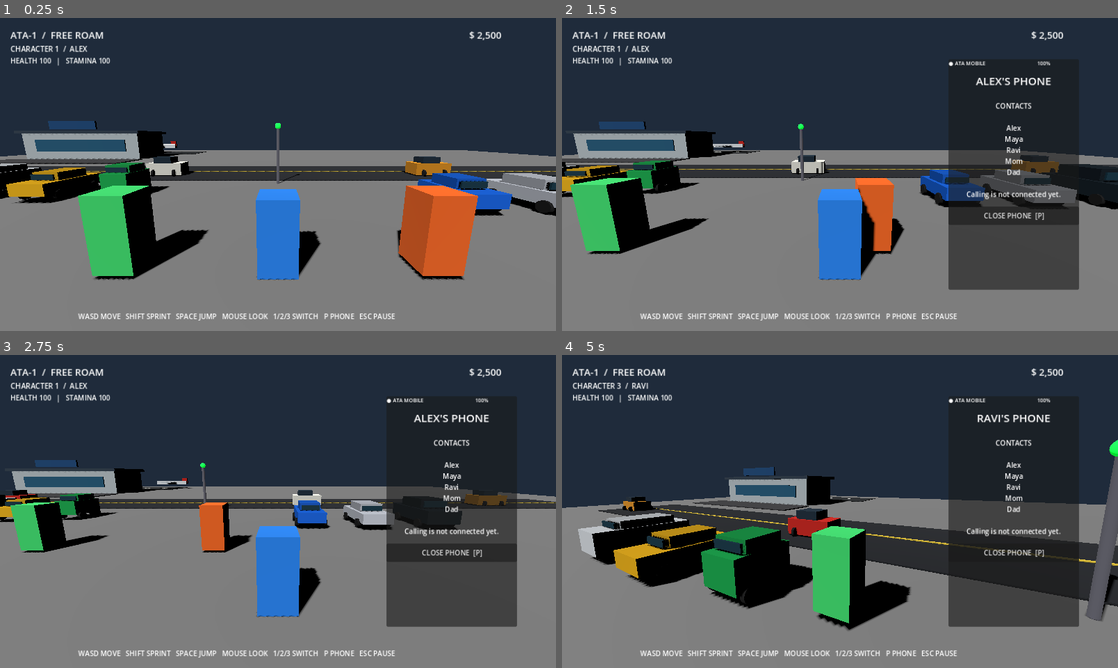
Above: before the commit, frames 1-4 (two rows, left to right).
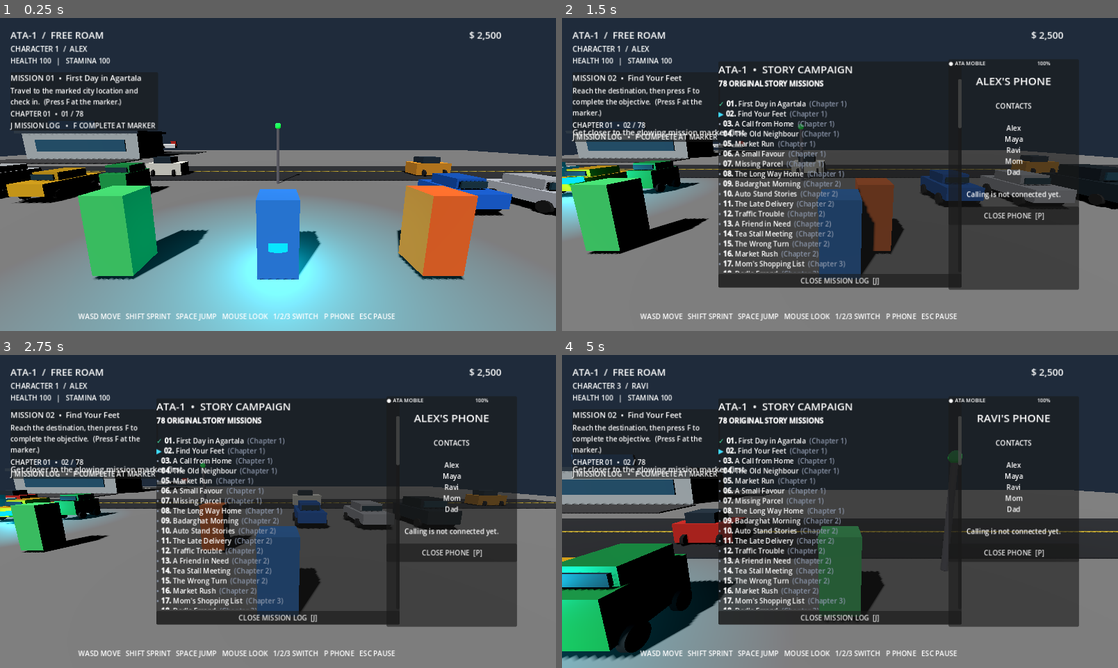
Above: after the commit, the same moments.

Repository: anirudhadebbarma031214-commits/ATA-1
Game: Godot game, scene res://scenes/main.tscn
Two runs of this game, one before a commit and one after it. Both use one fixed random seed, a clock stepped at 60 frames per second and the inputs below.
Inputs (mouse positions are in pixels of both pictures, inside the frame that each line leads up to):
- Up to frame 1 (0.25 s): no input
- Up to frame 2 (1.5 s): tap F at 0.5, 1.25 s; move the mouse to (962, 158) at 0.52 s; hold D 0.53-1.28 s; tap P at 0.6 s; click (962, 158) at 0.67 s; tap Space at 0.77 s; move the mouse to (728, 190) at 1.27 s; hold S from 1.28 s (still down); tap J at 1.35 s
- Up to frame 3 (2.75 s): tap Space at 1.52 s; tap F at 2, 2.1 s; move the mouse to (333, 442) at 2.02 s; release S at 2.03 s; hold D from 2.03 s (still down)
- Up to frame 4 (5 s): tap F at 2.75, 3.5, 4.25 s; move the mouse to (812, 574) at 2.77 s; release D at 2.78 s; hold W from 2.78 s (still down); tap 1 at 2.85 s; click (812, 574) at 2.92 s; tap Space at 3.02, 3.77, 4.52 s; move the mouse to (878, 514) at 3.52 s; tap 3 at 3.6 s; move the mouse to (795, 508) at 4.27 s; tap 0 at 4.35 s

The runs differ from the first frame. In frame 1, 27% of the frame differs, in the area x 0-100%, y 18-100%; in frame 2, 21%; in frame 3, 21%; in frame 4, 40%, in the area x 0-100%, y 15-100%.

Commit message:
Attach 78-mission campaign to main scene

Diff:
--- a/scenes/main.tscn
+++ b/scenes/main.tscn
@@ -6,6 +6,7 @@
 [ext_resource type="Script" path="res://scripts/traffic_system.gd" id="4_traffic"]
 [ext_resource type="Script" path="res://scripts/transport_hubs.gd" id="5_hubs"]
 [ext_resource type="Script" path="res://scripts/transport_gameplay.gd" id="6_gameplay"]
+[ext_resource type="Script" path="res://scripts/mission_campaign.gd" id="7_missions"]
 
 [sub_resource type="PlaneMesh" id="PlaneMesh_ground"]
 size = Vector2(100, 100)
@@ -107,6 +108,9 @@
 [node name="TransportGameplay" type="Node3D" parent="."]
 script = ExtResource("6_gameplay")
 
+[node name="MissionCampaign" type="Node3D" parent="."]
+script = ExtResource("7_missions")
+
 [node name="HUD" type="CanvasLayer" parent="."]
 script = ExtResource("2_hud")
 
Not shown: 1 places in scenes/main.tscn that only renumber resources
